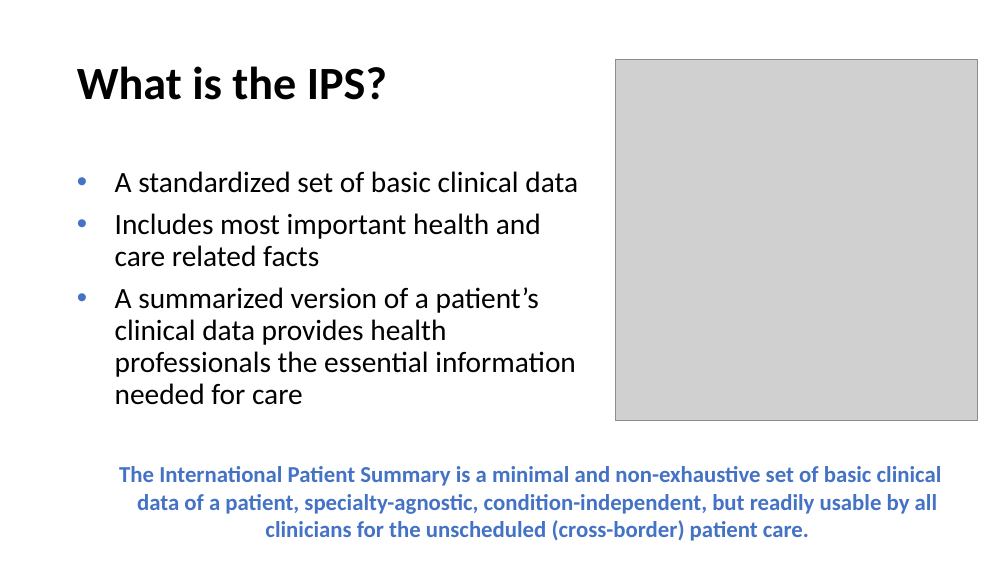
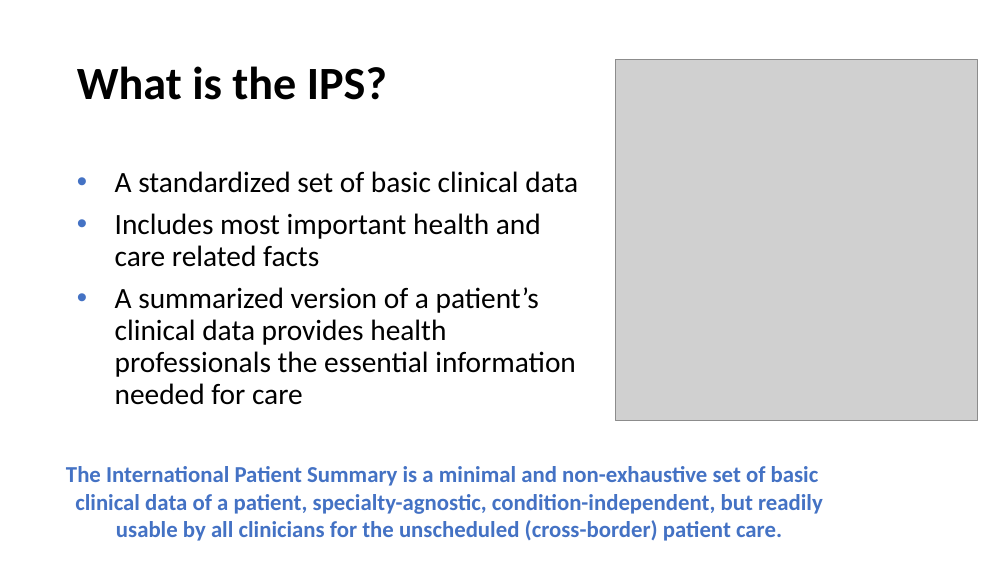
Before and after one commit to IHE/IT-Infrastructure, a slide deck: slide 4 of Presentations/IHE_ITI_sIPS.pptx. Drawn at 1008x567 pixels with LibreOffice and Linux fonts; fonts in the diff are those of the drawing; grey boxes stand for pictures. Boxes give left, top, right and bottom in pixels: in the first picture for what was removed or moved away, otherwise in the second. Text is boxed around its words. In the diff, an @@ line names an element or a change of style, - is before the commit and + after.

```diff
--- a/Presentations/IHE_ITI_sIPS.pptx
+++ b/Presentations/IHE_ITI_sIPS.pptx
@@ text "The International Patient Summary is ..." rewrapped from [119,466,942,541] to [66,466,823,541] @@
```
Also in this commit, not shown: 12 other slides changed, 8 slides added, 1 other file.
